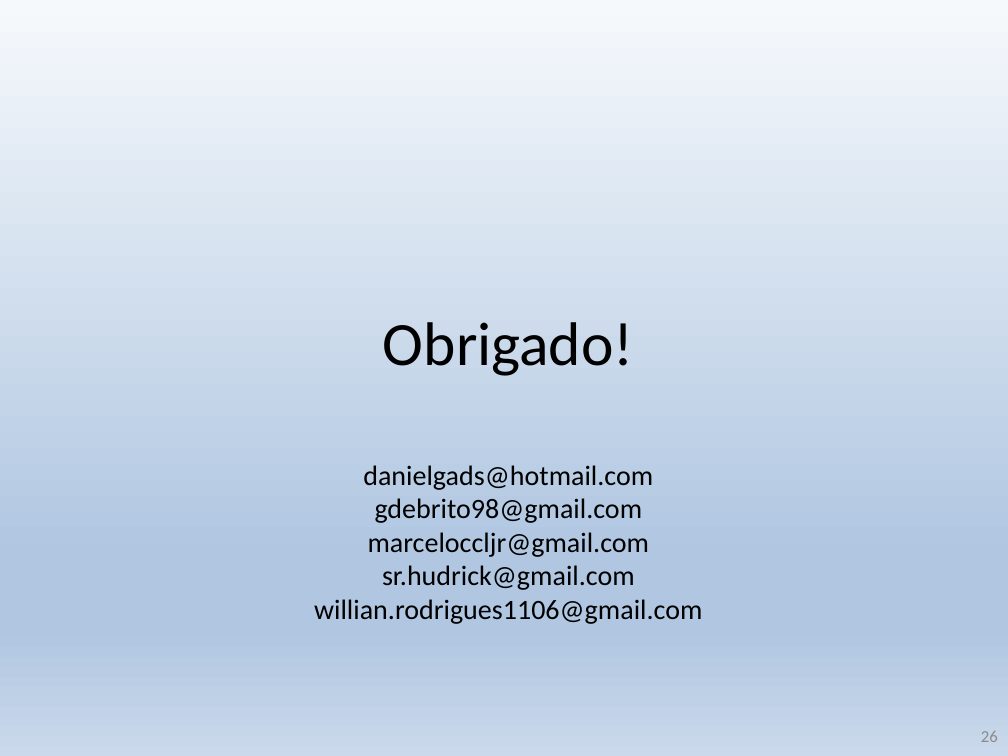
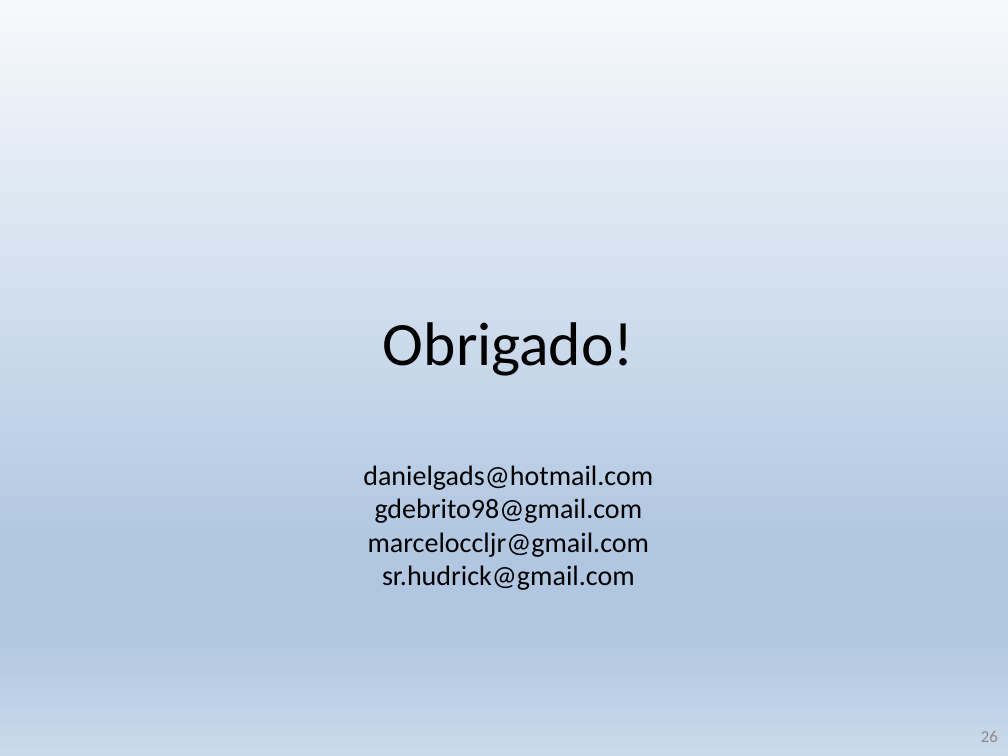
Before and after one commit to krieggerms/Analise-da-Insercao-do-Aluno-Negro-com-BI, a slide deck: slide 26 of TCC_BI_Alunos_Negros.pptx. Drawn at 1008x756 pixels with LibreOffice and Linux fonts; fonts in the diff are those of the drawing. Boxes give left, top, right and bottom in pixels: in the first picture for what was removed or moved away, otherwise in the second. Text is boxed around its words. In the diff, an @@ line names an element or a change of style, - is before the commit and + after.

```diff
--- a/TCC_BI_Alunos_Negros.pptx
+++ b/TCC_BI_Alunos_Negros.pptx
@@ text at [314, 599, 702, 624]: paragraph removed @@
-willian.rodrigues1106@gmail.com
```
Also in this commit, not shown: 7 other slides changed, 1 other file.
